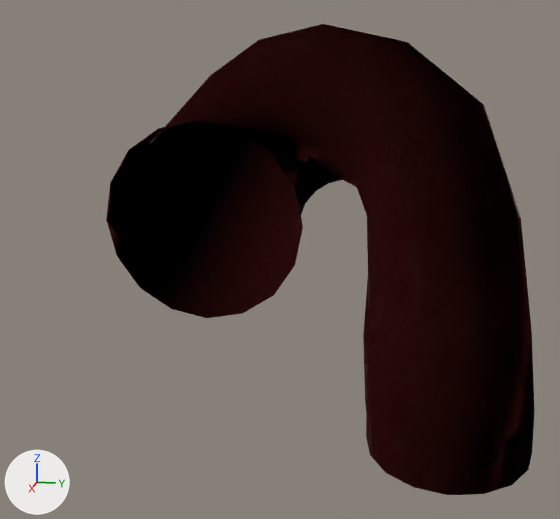
The FBX model maya/Stomach6.fbx as it was, and as the next commit left it.
The view is the same before and after, from a 50 mm camera at (0.0522, 0.0099, -0.0257) aimed at (-0.0767, -0.0158, -0.0579). The lights are fixed; the arrows at lower left show +X, +Y and +Z. Where no turn or scale is listed for an object, it has been applied to the vertices. Vertices at the same position are counted once.
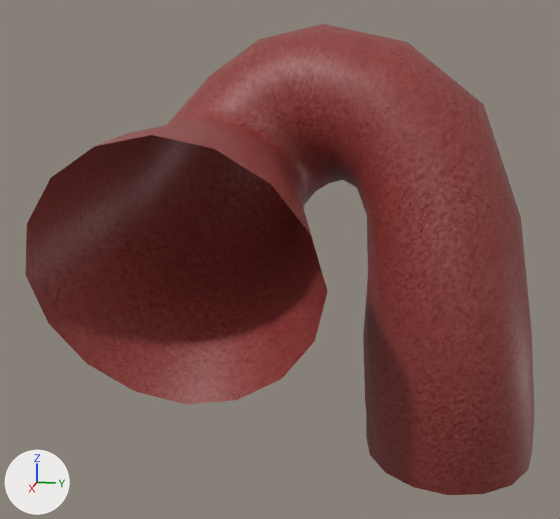
Where the newer file only moved an object's origin or applied its transform, the numbers keep the older frame.

Where the change shows, as pixel boxes [x1, y1, x2, y2] in the pictures (560 x 519 px):
'polySurface1980', reshaped (19% wider)
    before: [106, 24, 535, 495]
    after: [25, 24, 535, 495]
part 1 of me_mesh, added (brown)
    after: [25, 120, 328, 404]
part 2 of me_mesh, surface changed
    both: [106, 24, 535, 495]

The change, as a diff of the scene's bpy script:
```diff
--- a/maya/Stomach6.fbx.py
+++ b/maya/Stomach6.fbx.py
@@ me_mesh @@
 # used by ob_polysurface1980; location = (-0.0859, -0.0074, -0.0582)
-me_mesh.from_pydata(...)  # 208 vertices, 192 faces; spans x -0.0202..0.0202, y -0.0379..0.0379, z -0.0401..0.0401
+me_mesh.from_pydata(...)  # 240 vertices, 224 faces; spans x -0.0202..0.0366, y -0.0444..0.0379, z -0.0401..0.0401
+# me_mesh part 1
+# 32 vertices are added at x 0.0195..0.0366, y -0.0444..0.003, z -0.0207..0.0247
+# 32 new faces join them
+# me_mesh part 2: 192 kept faces spanning x -0.0202..0.0202, y -0.0379..0.0379, z -0.0401..0.0401 get new texture (UV) coordinates
 me_mesh.materials.append(mat_lambert5)
```
